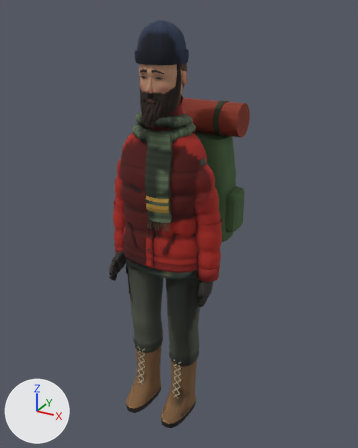
The glTF model survival/public/models/player.glb, before and after one commit.
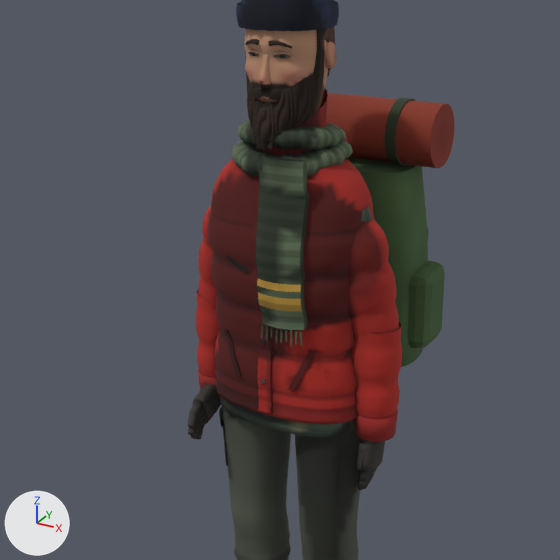
Each version is shown whole from a 50 mm camera at (1.052, -1.777, 1.905) aimed at (-0.013, 0.161, 0.936), then close up on the part from 3% to 85% of the width and 11% to 77% of the height. Every picture has the same lights, and +X, +Y and +Z are marked at lower left. The last two pictures show the newer version. Vertices at exactly the same position are counted once.

Objects in the first close-up: 'player', 'player-jacket', 'player-pack'.
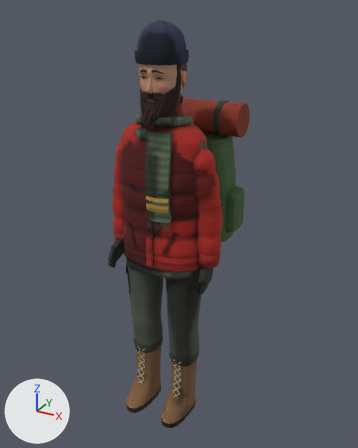
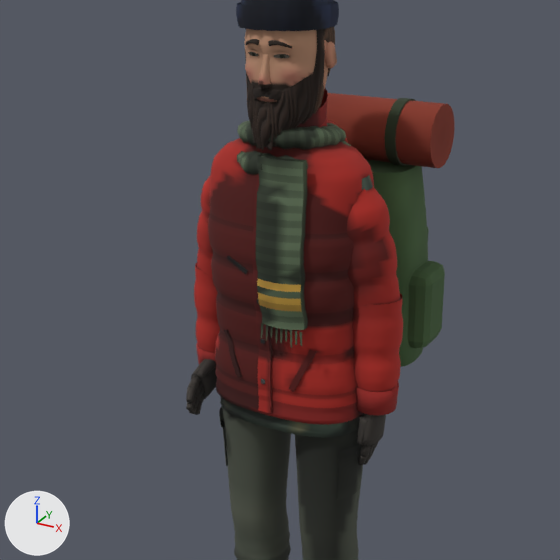
The change, as a list of edits to the scene's bpy script:
```text
Change me_player_001:
    where me_player_001.from_pydata(...)  # 17222 vertices, 32668 faces; spans x -0.27..0.27, y -0.19..0.12, z 0.0..1.86
    me_player_001 part 1: the loose piece of 127 vertices spanning x 0.11..0.26, y -0.05..0.05, z 1.03..1.33 is moved by (0.0, 0.0, 0.07)
    me_player_001 part 2: the loose piece of 102 vertices spanning x 0.2..0.25, y -0.05..0.04, z 0.7..0.79 is moved by (0.0, 0.0, 0.07)
    me_player_001 part 3: the loose piece of 115 vertices spanning x 0.19..0.23, y -0.02..0.0, z 0.63..0.71 is moved by (0.0, 0.0, 0.07)
    me_player_001 part 4: the loose piece of 114 vertices spanning x 0.2..0.23, y -0.05..-0.01, z 0.7..0.77 is moved by (0.0, 0.0, 0.07)
    me_player_001 part 5: the loose piece of 102 vertices spanning x -0.25..-0.2, y -0.1..0.0, z 0.73..0.83 is moved by (0.0, 0.0, 0.07)
    me_player_001 part 6: the loose piece of 115 vertices spanning x -0.23..-0.19, y -0.16..-0.09, z 0.76..0.81 is moved by (0.0, 0.0, 0.07)
    me_player_001 part 7: the loose piece of 115 vertices spanning x -0.23..-0.19, y -0.17..-0.09, z 0.74..0.79 is moved by (0.0, 0.0, 0.07)
    me_player_001 part 8: the loose piece of 115 vertices spanning x -0.23..-0.19, y -0.16..-0.08, z 0.73..0.78 is moved by (0.0, 0.0, 0.07)
    me_player_001 part 9: the loose piece of 114 vertices spanning x -0.23..-0.2, y -0.1..-0.04, z 0.8..0.83 is moved by (0.0, 0.0, 0.07)
    me_player_001 part 10: 1216 of 17222 vertices moved; they spanned x -0.23..0.18, y -0.14..0.12, z 0.72..1.43 and now span x -0.23..0.18, y -0.14..0.11, z 0.79..1.46; mean shift (0.0, 0.0, 0.02); largest move (-0.21, -0.12, 0.73) -> (-0.22, -0.12, 0.81)
    me_player_001 part 11: 230 of 17222 vertices moved; they spanned x 0.19..0.23, y -0.04..0.02, z 0.63..0.71 and now span x 0.19..0.23, y -0.04..0.02, z 0.7..0.78; mean shift (0.0, 0.0, 0.07); largest move (0.19, 0.02, 0.65) -> (0.2, 0.01, 0.72)
    me_player_001 part 12: 1419 kept faces spanning x -0.26..0.26, y -0.13..0.11, z 0.62..1.49 get new vertex colours
Change me_player_jacket:
    remove me_player_jacket.from_pydata(...)  # 8012 vertices, 15426 faces; spans x -0.277..0.277, y -0.162..0.134, z 0.79..1.576
    add me_player_jacket.from_pydata(...)  # 8012 vertices, 15426 faces; spans x -0.277..0.277, y -0.162..0.134, z 0.84..1.576
    me_player_jacket part 13: the loose piece of 667 vertices spanning x 0.087..0.268, y -0.068..0.074, z 1.026..1.331 is moved by (0.0, 0.0, 0.07)
    me_player_jacket part 14: the loose piece of 523 vertices spanning x 0.152..0.277, y -0.051..0.067, z 0.817..1.063 is moved by (0.0, 0.0, 0.07)
    me_player_jacket part 15: the loose piece of 56 vertices spanning x 0.168..0.276, y -0.051..0.051, z 0.79..0.85 is moved by (0.0, 0.0, 0.07)
    me_player_jacket part 16: the loose piece of 667 vertices spanning x -0.268..-0.087, y -0.068..0.074, z 1.026..1.331 is moved by (0.0, 0.0, 0.07)
    me_player_jacket part 17: the loose piece of 523 vertices spanning x -0.277..-0.152, y -0.051..0.067, z 0.817..1.063 is moved by (0.0, 0.0, 0.07)
    me_player_jacket part 18: the loose piece of 56 vertices spanning x -0.276..-0.168, y -0.051..0.051, z 0.79..0.85 is moved by (0.0, 0.0, 0.07)
    me_player_jacket part 19: 2492 of 8012 vertices moved; they spanned x -0.199..0.199, y -0.153..0.129, z 0.86..1.43 and now span x -0.199..0.199, y -0.154..0.129, z 0.861..1.465; mean shift (0.0, 0.0, 0.017); largest move (0.12, 0.0, 1.43) -> (0.105, 0.0, 1.465)
    me_player_jacket part 20: 3915 kept faces spanning x -0.248..0.277, y -0.152..0.128, z 0.84..1.486 get new vertex colours; the middle colour goes from dark red #791811 to red #7d1912
    other edits to the shape of me_player_jacket do not show in these pictures
```

Location of each change, (x1, y1, x2, y2) in pixels of the close-ups (560 x 560 px; the box of a moved part takes in the faces that stretch with it):
'player-jacket', reshaped: before (196, 88, 402, 442); after (194, 88, 403, 424)
'player', reshaped: before (188, 0, 385, 560); after (186, 0, 386, 560)
part 1 of me_player_001, moved or reshaped (mostly hidden): before (361, 207, 372, 222); after (362, 175, 373, 191)
part 2 of me_player_001, moved or reshaped: before (362, 440, 385, 471); after (362, 413, 386, 445)
part 3 of me_player_001, moved or reshaped: before (363, 470, 373, 489); after (364, 444, 374, 465)
part 4 of me_player_001, moved or reshaped: before (357, 441, 367, 470); after (357, 415, 368, 445)
part 5 of me_player_001, moved or reshaped: before (193, 384, 221, 424); after (191, 359, 217, 399)
part 6 of me_player_001, moved or reshaped: before (188, 400, 202, 428); after (186, 374, 201, 403)
part 7 of me_player_001, moved or reshaped: before (188, 407, 204, 435); after (186, 382, 203, 410)
part 8 of me_player_001, moved or reshaped: before (191, 412, 205, 439); after (189, 387, 204, 414)
part 9 of me_player_001, moved or reshaped: before (198, 384, 217, 404); after (197, 359, 216, 379)
part 10 of me_player_001, moved or reshaped (mostly hidden): before (196, 417, 207, 439); after (195, 392, 205, 415)
part 11 of me_player_001, moved or reshaped: before (358, 468, 376, 490); after (358, 443, 376, 465)
part 12 of me_player_001, recoloured: before (219, 208, 370, 491); after (219, 177, 371, 491)
part 13 of me_player_jacket, moved or reshaped: before (347, 216, 400, 338); after (347, 184, 401, 310)
part 14 of me_player_jacket, moved or reshaped: before (351, 322, 402, 419); after (353, 294, 403, 392)
part 15 of me_player_jacket, moved or reshaped: before (354, 409, 398, 442); after (356, 383, 399, 416)
part 16 of me_player_jacket, moved or reshaped: before (198, 206, 217, 307); after (197, 176, 213, 279)
part 17 of me_player_jacket, moved or reshaped: before (196, 289, 220, 378); after (194, 263, 220, 353)
part 18 of me_player_jacket, moved or reshaped: before (198, 368, 221, 399); after (196, 343, 217, 368)
part 19 of me_player_jacket, moved or reshaped: before (208, 158, 374, 420); after (208, 138, 374, 420)
part 20 of me_player_jacket, recoloured: before (198, 140, 400, 436); after (197, 138, 401, 410)
